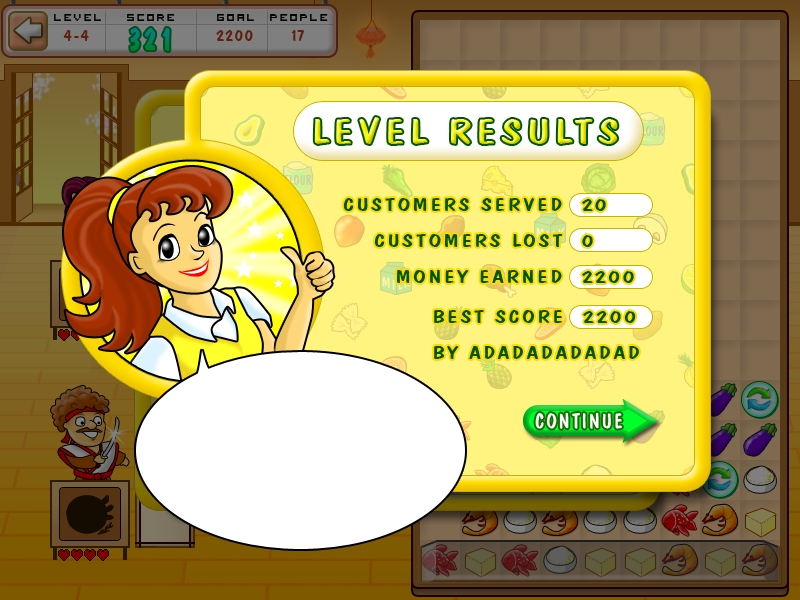
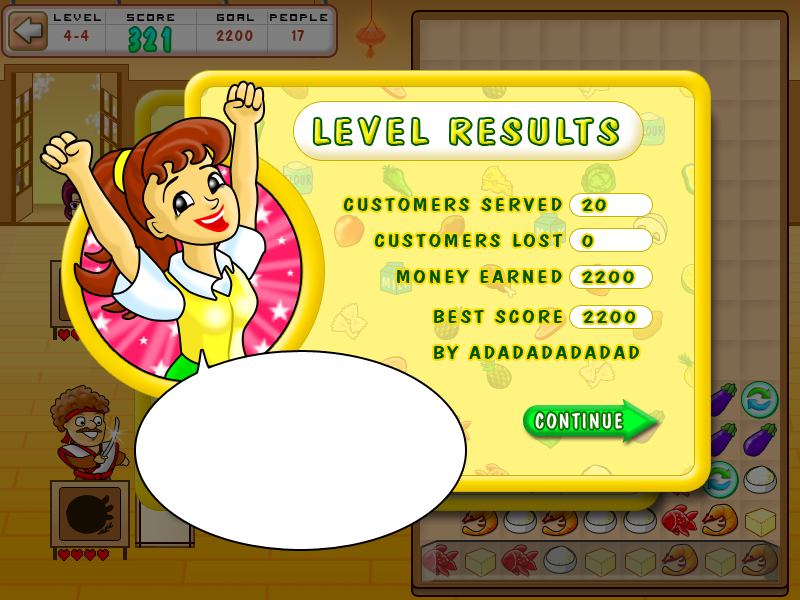
Layer changes from the first 800×600 image to the second:
added group "Jenny expert" with 46 layers above "Jenny sad" over [39, 80, 287, 335]
added layer "Слой 17 (копия) 2" (21%) in group "Jenny expert" over [149, 114, 236, 181]
added layer "Слой 10 (копия) 2" in group "Jenny expert" over [137, 146, 238, 253]
added layer "Слой 9 (копия) 2" in group "Jenny expert" over [183, 141, 245, 248]
added layer "Фигура 7 (копия) 2" in group "Jenny expert" over [144, 141, 239, 244]
added layer "Слой 18 (копия) 2" in group "Jenny expert" over [115, 127, 178, 235]
added layer "Фигура 9 (копия) 2" in group "Jenny expert" over [124, 131, 179, 239]
added layer "Слой 24 (копия) 2" in group "Jenny expert" over [208, 217, 287, 297]
added layer "Слой 32" in group "Jenny expert" over [219, 80, 270, 236]
added layer "Фигура 37" in group "Jenny expert" over [225, 82, 264, 246]
added layer "Слой 23 (копия) 2" in group "Jenny expert" over [102, 220, 202, 335]
added layer "Слой 30" in group "Jenny expert" over [39, 127, 166, 300]
added layer "Фигура 36" in group "Jenny expert" over [41, 133, 170, 307]
added layer "Слой 19 (копия) 2" (69%) in group "Jenny expert" over [63, 133, 178, 329]
added layer "Фигура 11 (копия) 2" in group "Jenny expert" over [75, 149, 177, 318]
hid group "Jenny smile" (43 layers) over [47, 163, 336, 380]
added group "Jane expert" with 10 layers in group "bkg" over [64, 158, 320, 380]
added layer "Слой 33" (79%) in group "Jane expert" over [192, 258, 269, 370]
added layer "Слой 25 (копия) 2" in group "Jane expert" over [153, 263, 252, 373]
added layer "Фигура 15 (копия) 2" in group "Jane expert" over [153, 250, 257, 367]
added layer "Слой 36" in group "Jane expert" over [81, 167, 294, 380]
added layer "Слой 35" (37%) in group "Jane expert" over [64, 159, 320, 380]
added layer "Фигура 4 (копия) 2" in group "Jane expert" over [78, 158, 304, 380]
renamed "Jane" to "Jane smile", hid the group it (5 layers) over [60, 145, 325, 380]
…and 34 more changes (34 added)
